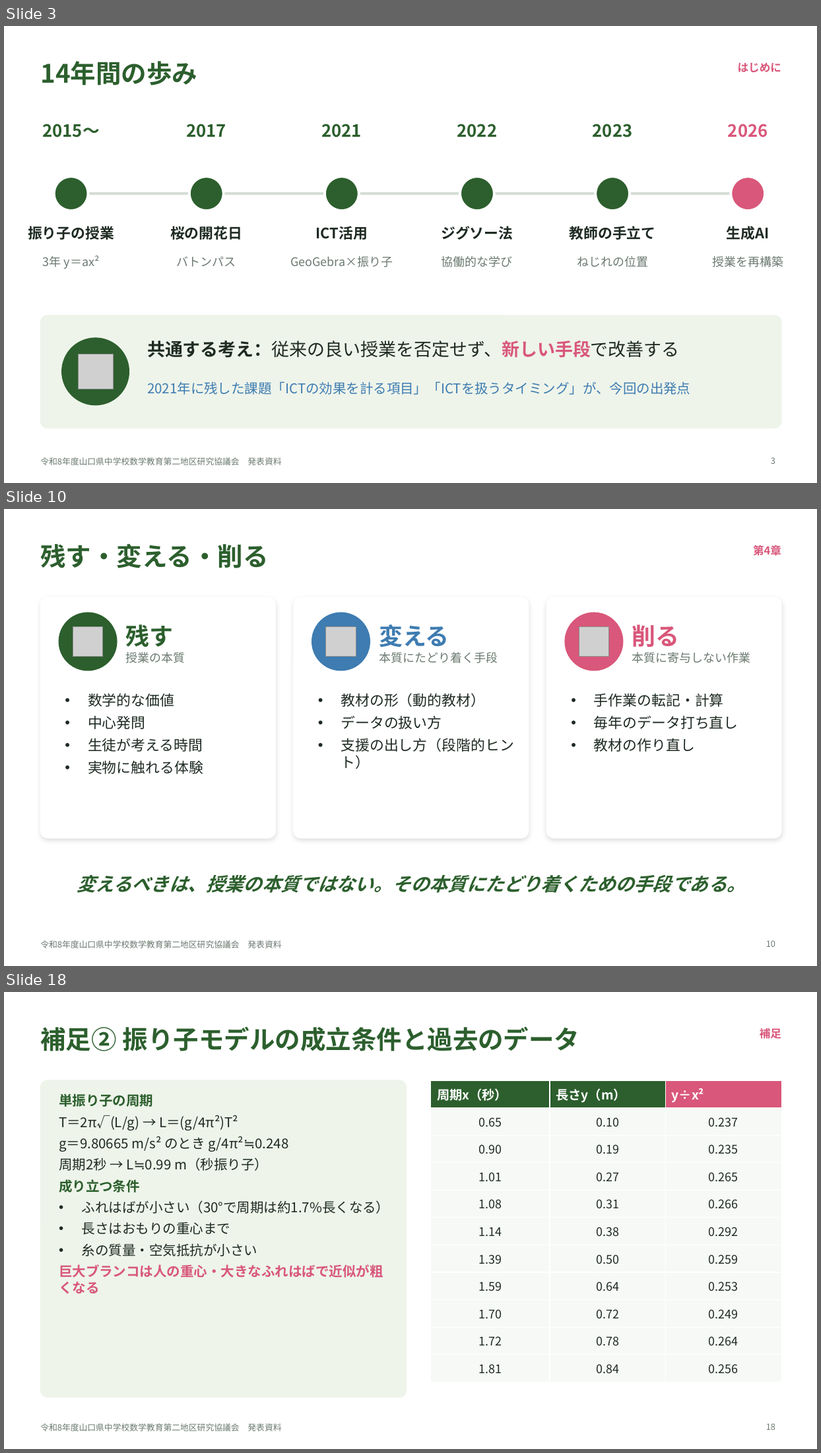
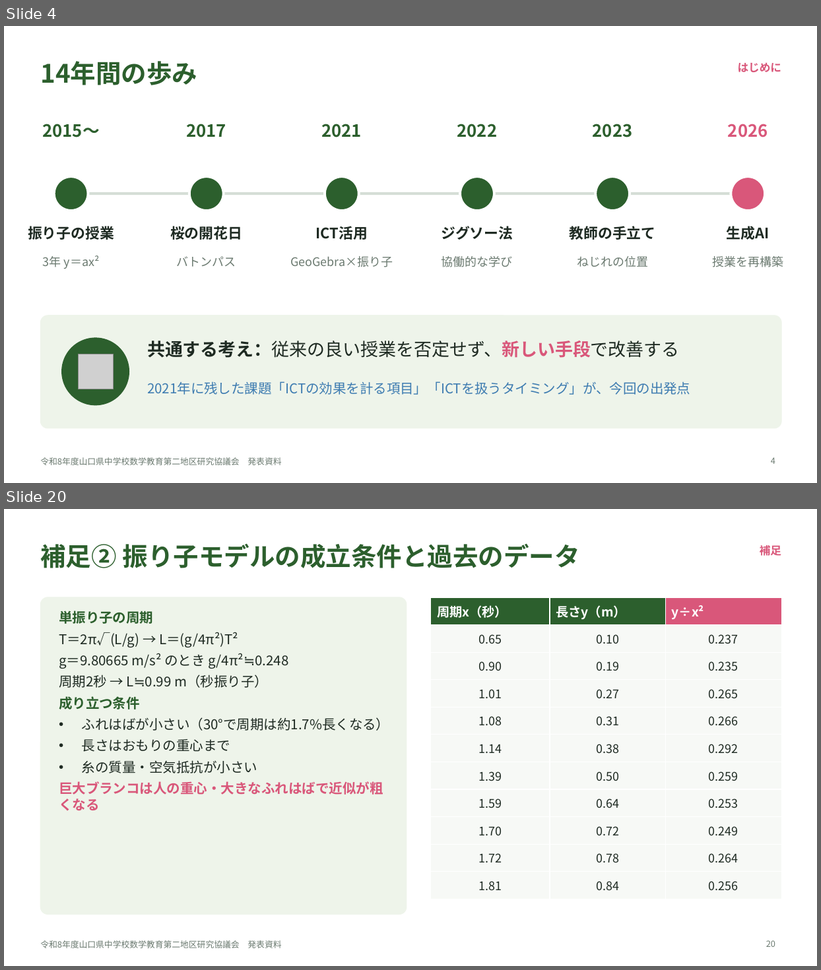
Before and after one commit to margiela14th-sudo/my-ai-project, a slide deck: 07_完成資料/県大会発表_生成AI授業再構築.pptx. Shown one above the other, each under a label of ours: slides 3, 10 and 18 before the commit, slides 4 and 20 after it; the slides between them are not shown. The pictures are 821x1453 and 821x970 pixels, drawn with LibreOffice and Linux fonts; fonts in the diff are those of the drawing; grey boxes stand for pictures. Boxes give left, top, right and bottom in pixels: in the first picture for what was removed or moved away, otherwise in the second. Text is boxed around its words. In the diff, an @@ line names an element or a change of style, - is before the commit and + after.

```diff
--- a/07_完成資料/県大会発表_生成AI授業再構築.pptx
+++ b/07_完成資料/県大会発表_生成AI授業再構築.pptx
@@ slide 10 removed at bbox=[4, 509, 817, 966], background #FFFFFF; not listed: 1 template element that a slide beside it also shows @@
@@ title removed at bbox=[40, 544, 268, 568] @@
-残す・変える・削る
@@ text removed at bbox=[753, 545, 781, 556] @@
-第4章
@@ rounded rectangle removed at bbox=[40, 597, 275, 838] @@
@@ rounded rectangle removed at bbox=[294, 597, 529, 838] @@
@@ rounded rectangle removed at bbox=[547, 597, 781, 838] @@
@@ ellipse removed at bbox=[59, 613, 117, 671] @@
@@ picture removed at bbox=[73, 626, 103, 657] @@
@@ text removed at bbox=[126, 625, 186, 663] @@
-残す
-授業の本質
@@ ellipse removed at bbox=[312, 613, 370, 671] @@
@@ picture removed at bbox=[326, 626, 356, 657] @@
@@ text removed at bbox=[379, 625, 498, 663] @@
-変える
-本質にたどり着く手段
@@ ellipse removed at bbox=[565, 613, 623, 671] @@
@@ picture removed at bbox=[580, 626, 609, 657] @@
@@ text removed at bbox=[632, 625, 751, 663] @@
-削る
-本質に寄与しない作業
@@ text removed at bbox=[88, 693, 203, 774] @@
-• 数学的な価値
-• 中心発問
-• 生徒が考える時間
-• 実物に触れる体験
@@ text removed at bbox=[341, 693, 514, 769] @@
-• 教材の形（動的教材）
-• データの扱い方
-• 支援の出し方（段階的ヒント）
@@ text removed at bbox=[594, 693, 739, 752] @@
-• 手作業の転記・計算
-• 毎年のデータ打ち直し
-• 教材の作り直し
@@ text removed at bbox=[77, 875, 745, 893] @@
-変えるべきは、授業の本質ではない。その本質にたどり着くための手段である。
@@ page number removed at bbox=[766, 941, 776, 947] @@
-10
@@ what was slide 3 is now slide 4 @@
@@ page number at bbox=[771, 458, 776, 464]: text changed @@
-3
+4
@@ what was slide 18 is now slide 20 @@
@@ page number at bbox=[766, 941, 776, 947]: text changed @@
-18
+20
```
Also in this commit, not shown: 14 slides changed, 6 slides added, 2 other slides removed, 14 other files.
